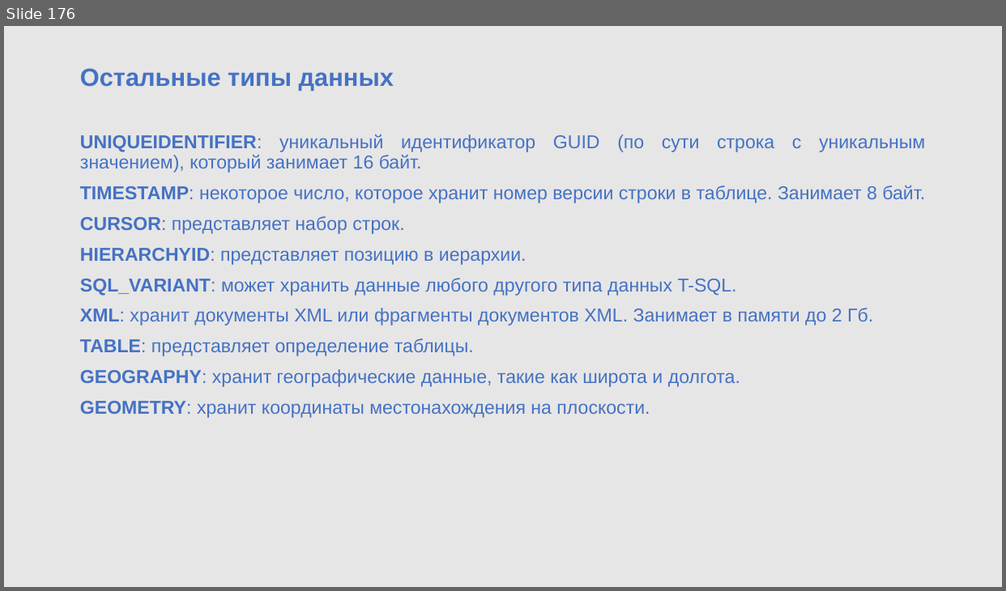
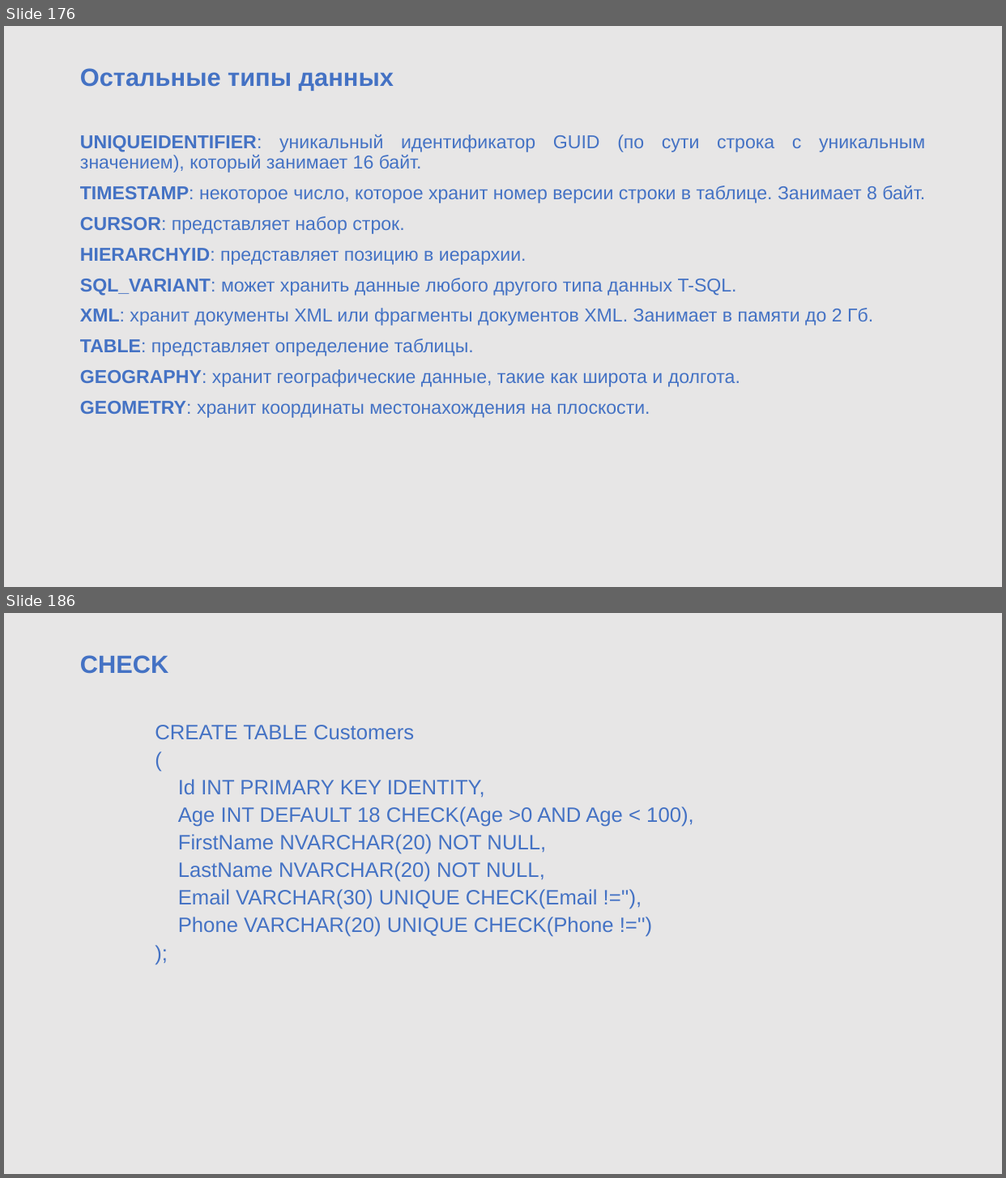
Before and after one commit to sigaleugene/TOP_OPEN, a slide deck: DB1.pptx. Shown one above the other, each under a label of ours: slide 176 before the commit, slides 176 and 186 after it; the slides between them are not shown. The pictures are 1006x591 and 1006x1178 pixels, drawn with LibreOffice and Linux fonts; fonts in the diff are those of the drawing; background and template pictures are left out. Boxes give left, top, right and bottom in pixels: in the first picture for what was removed or moved away, otherwise in the second. Text is boxed around its words. In the diff, an @@ line names an element or a change of style, - is before the commit and + after.

```diff
--- a/DB1.pptx
+++ b/DB1.pptx
@@ slide 186 added at [4,613,1002,1174], background #E7E6E6 @@
@@ text added at [80,655,694,937], 20 pt, text #4472C4 @@
+CHECK
+    CREATE TABLE Customers
+    (
+    Id INT PRIMARY KEY IDENTITY,
+    Age INT DEFAULT 18 CHECK(Age >0 AND Age < 100),
+    FirstName NVARCHAR(20) NOT NULL,
+    LastName NVARCHAR(20) NOT NULL,
+    Email VARCHAR(30) UNIQUE CHECK(Email !=''),
+    Phone VARCHAR(20) UNIQUE CHECK(Phone !='')
+    );
```
Also in this commit, not shown: 120 other slides added, 3 other files.
